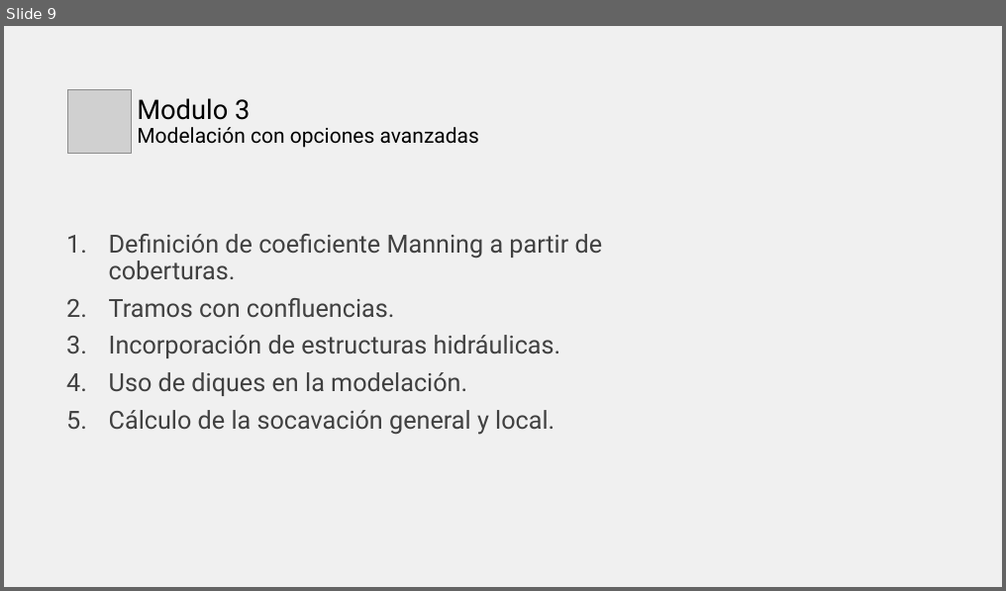
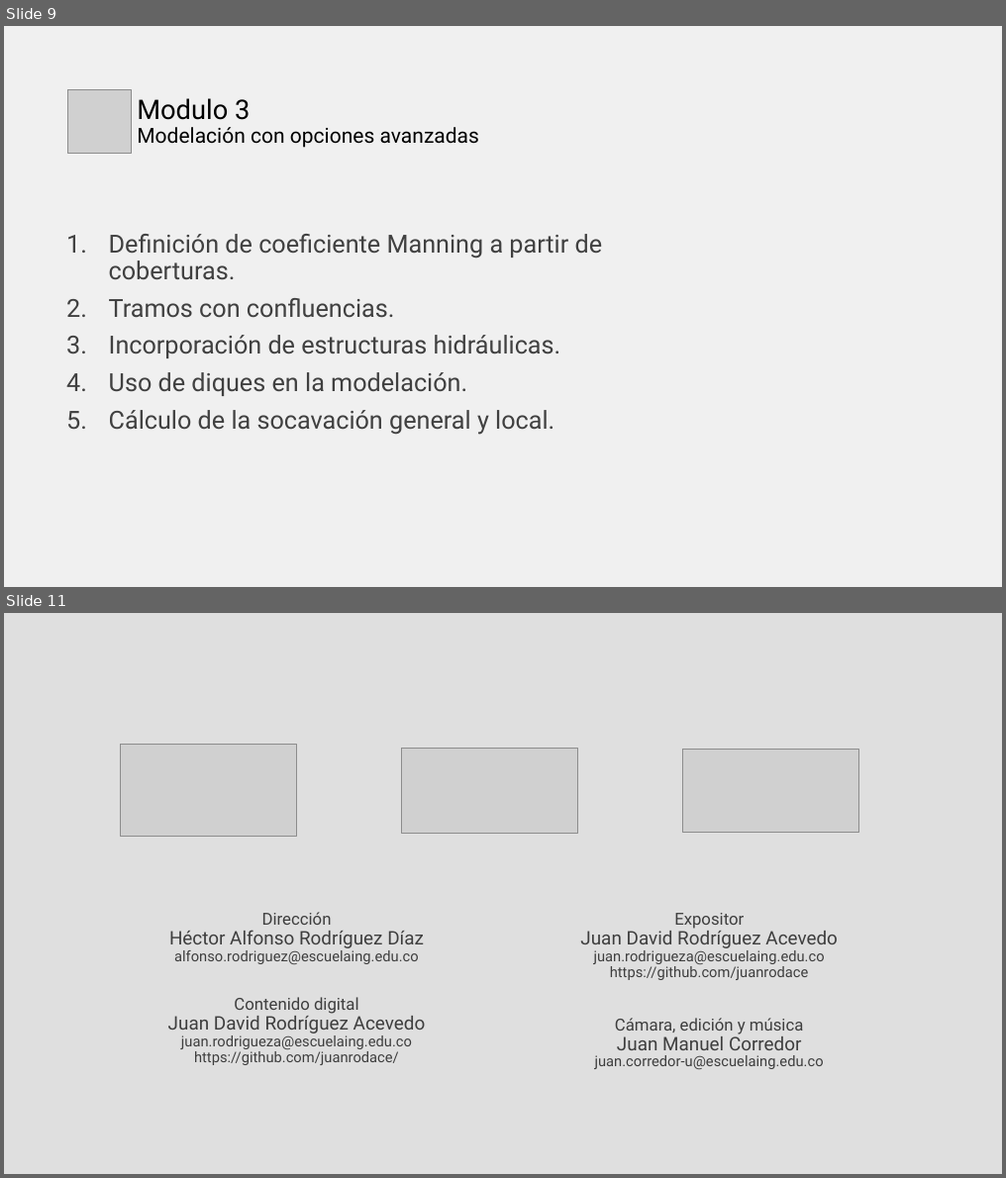
Before and after one commit to juanrodace/J.HRAS, a slide deck: HRAS.Introducción.pptx. Shown one above the other, each under a label of ours: slide 9 before the commit, slides 9 and 11 after it; the slides between them are not shown. The pictures are 1006x591 and 1006x1178 pixels, drawn with LibreOffice and Linux fonts; fonts in the diff are those of the drawing; grey boxes stand for pictures. Boxes give left, top, right and bottom in pixels: in the first picture for what was removed or moved away, otherwise in the second. Text is boxed around its words. In the diff, an @@ line names an element or a change of style, - is before the commit and + after.

```diff
--- a/HRAS.Introducción.pptx
+++ b/HRAS.Introducción.pptx
@@ slide 11 added at <box>4,613,1002,1174</box>, background #DFDFDF @@
@@ picture added at <box>120,745,297,837</box> @@
@@ picture added at <box>402,748,578,833</box> @@
@@ picture added at <box>682,749,859,832</box> @@
@@ text added at <box>168,912,426,1065</box>, 14 pt, text #3E3E3E @@
+Dirección
+Héctor Alfonso Rodríguez Díaz
+alfonso.rodriguez@escuelaing.edu.co
+Contenido digital
+Juan David Rodríguez Acevedo
+juan.rodrigueza@escuelaing.edu.co
+https://github.com/juanrodace/
@@ text added at <box>580,913,838,1069</box>, 14 pt, text #3E3E3E @@
+Expositor
+Juan David Rodríguez Acevedo
+juan.rodrigueza@escuelaing.edu.co
+https://github.com/juanrodace
+Cámara, edición y música
+Juan Manuel Corredor
+juan.corredor-u@escuelaing.edu.co
```
Also in this commit, not shown: 4 slides changed, 2 other files.
